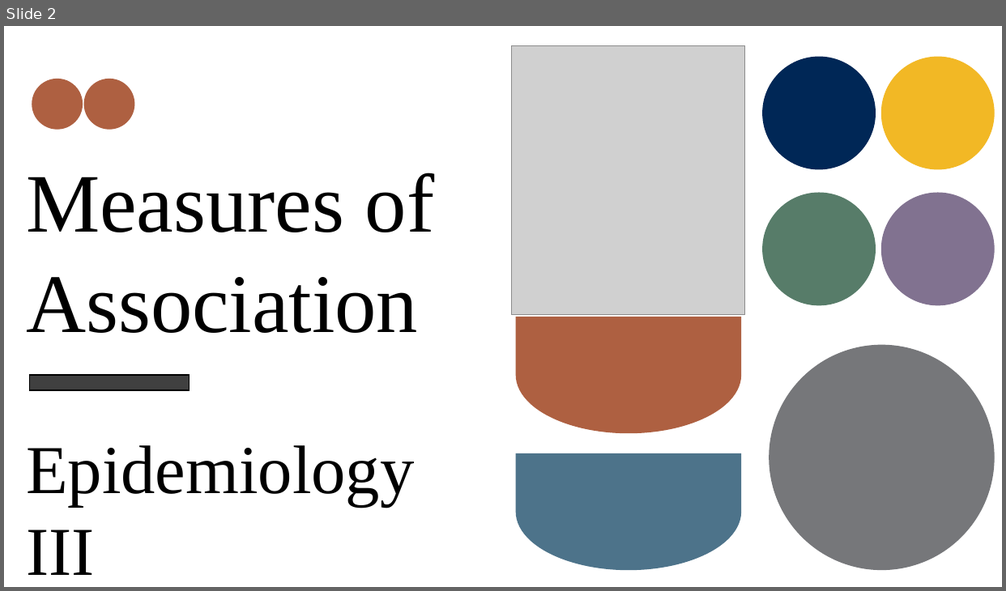
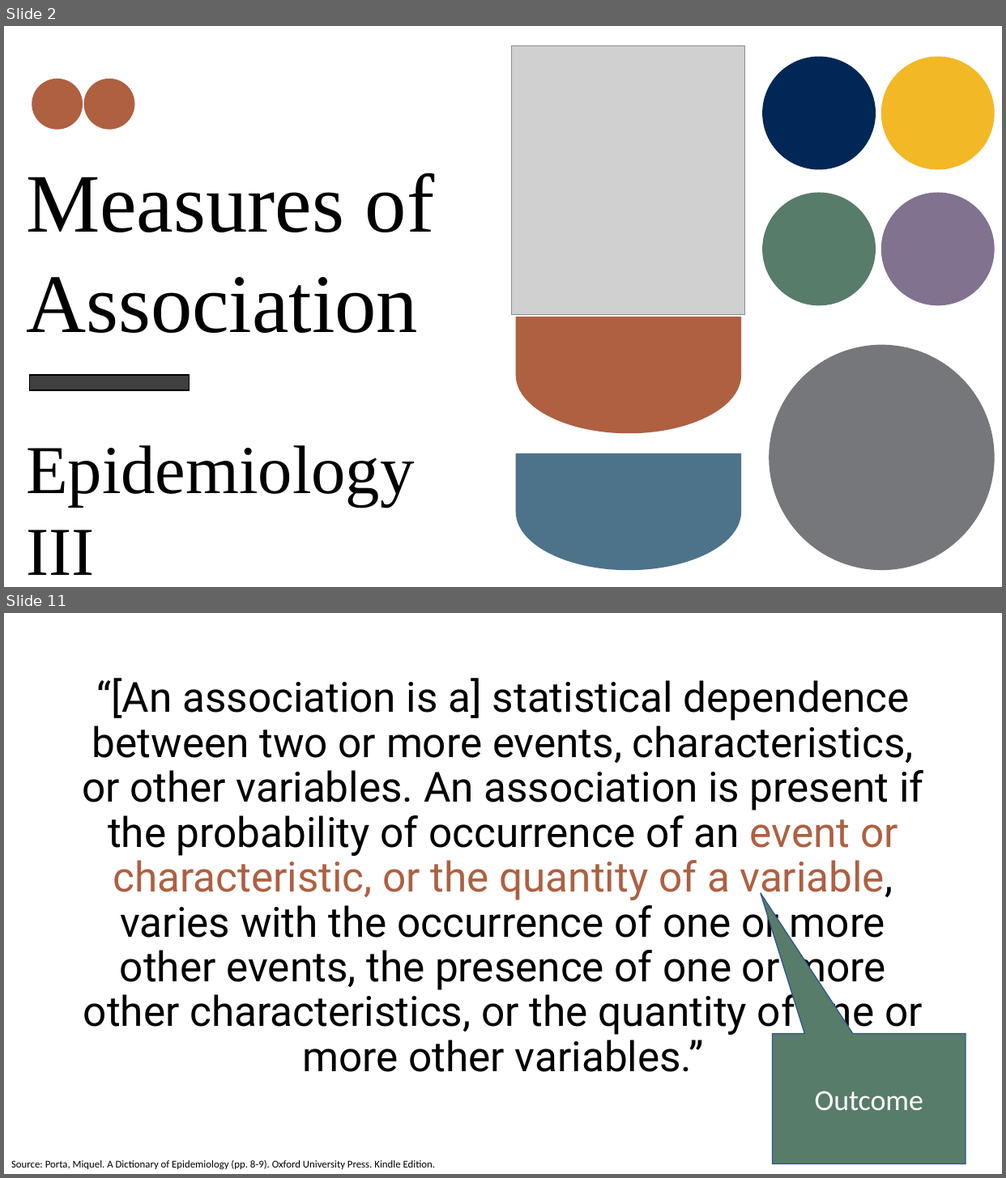
Before and after one commit to brad-cannell/epi_3_public, a slide deck: modules/04 Measures of Association/measures_of_assocaition.pptx. Shown one above the other, each under a label of ours: slide 2 before the commit, slides 2 and 11 after it; the slides between them are not shown. The pictures are 1006x591 and 1006x1178 pixels, drawn with LibreOffice and Linux fonts; fonts in the diff are those of the drawing; grey boxes stand for pictures. Boxes give left, top, right and bottom in pixels: in the first picture for what was removed or moved away, otherwise in the second. Text is boxed around its words. In the diff, an @@ line names an element or a change of style, - is before the commit and + after.

Commit message:
Initial commit of the Fall 2022 changes to measures of association
First time using this powerpoint.

First time using R.

```diff
--- a/modules/04 Measures of Association/measures_of_assocaition.pptx
+++ b/modules/04 Measures of Association/measures_of_assocaition.pptx
@@ slide 11 added at (4, 613, 1002, 1174), background #FFFFFF @@
@@ text added at (82, 678, 923, 1072), 40 pt, text #000000 @@
+“[An association is a] statistical dependence between two or more events, characteristics, or other variables. An association is present if the probability of occurrence of an event or characteristic, or the quantity of a variable, varies with the occurrence of one or more other events, the presence of one or more other characteristics, or the quantity of one or more other variables.”
@@ speech box added at (773, 1033, 966, 1164), fill #577C69, outline #325491 1 pt, 28 pt, text #FFFFFF @@
+Outcome
@@ text added at (11, 1161, 436, 1170), 10 pt, text #000000 @@
+Source: Porta, Miquel. A Dictionary of Epidemiology (pp. 8-9). Oxford University Press. Kindle Edition.
```
Also in this commit, not shown: 18 slides changed, 81 other slides added, 5 slides removed, 5 other files.
